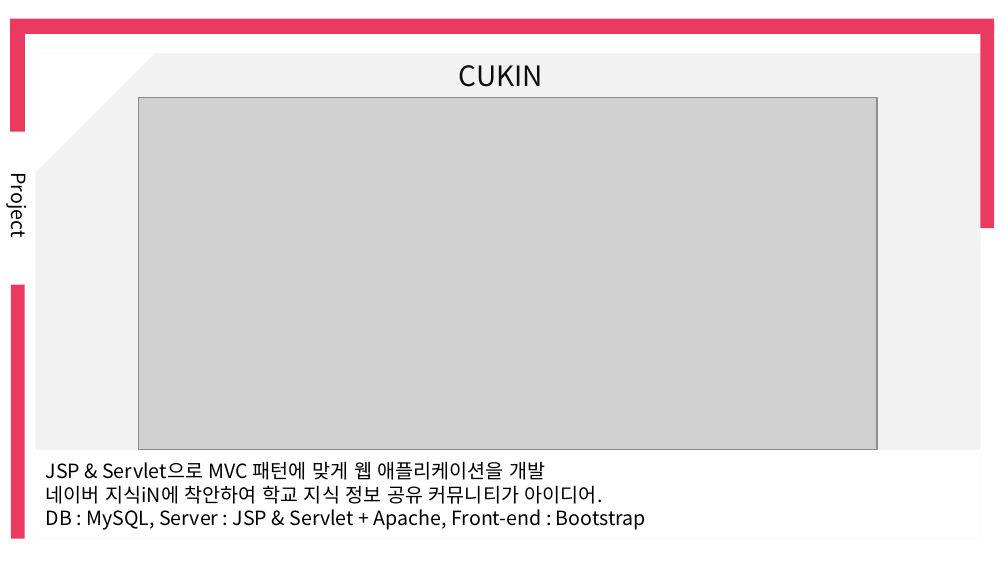
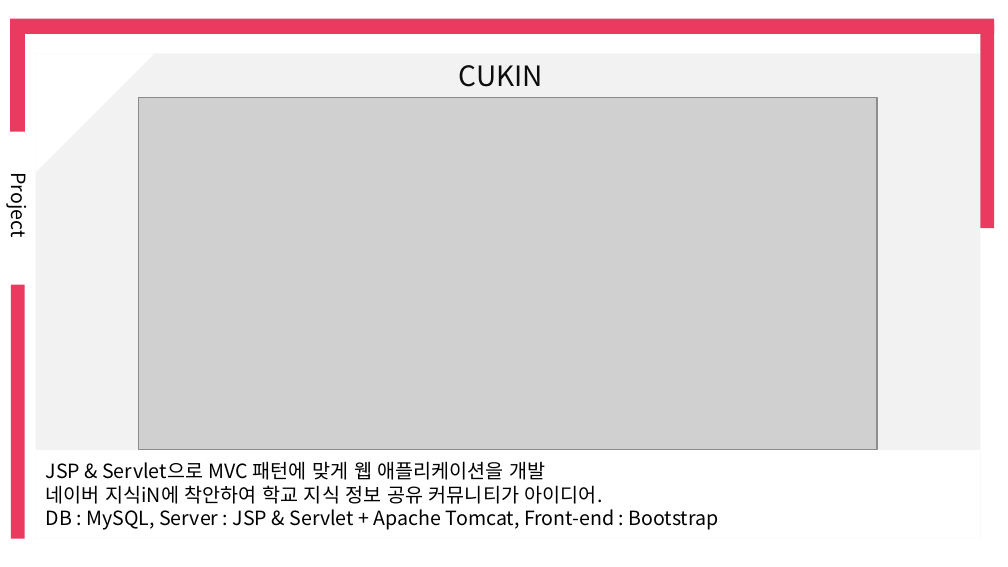
Before and after one commit to LeeTaeHyun94/leetaehyun94.github.io, a slide deck: slide 6 of downloads/이태현 Portfolio.PPTX. Drawn at 1008x567 pixels with LibreOffice and Linux fonts; fonts in the diff are those of the drawing; grey boxes stand for pictures. Boxes give left, top, right and bottom in pixels: in the first picture for what was removed or moved away, otherwise in the second. Text is boxed around its words. In the diff, an @@ line names an element or a change of style, - is before the commit and + after.

```diff
--- a/downloads/이태현 Portfolio.PPTX
+++ b/downloads/이태현 Portfolio.PPTX
@@ text in rectangle at (46,509,719,530): text changed @@
-DB : MySQL, Server : JSP & Servlet + Apache, Front-end : Bootstrap
+DB : MySQL, Server : JSP & Servlet + Apache Tomcat, Front-end : Bootstrap
```
Also in this commit, not shown: 3 other files.
